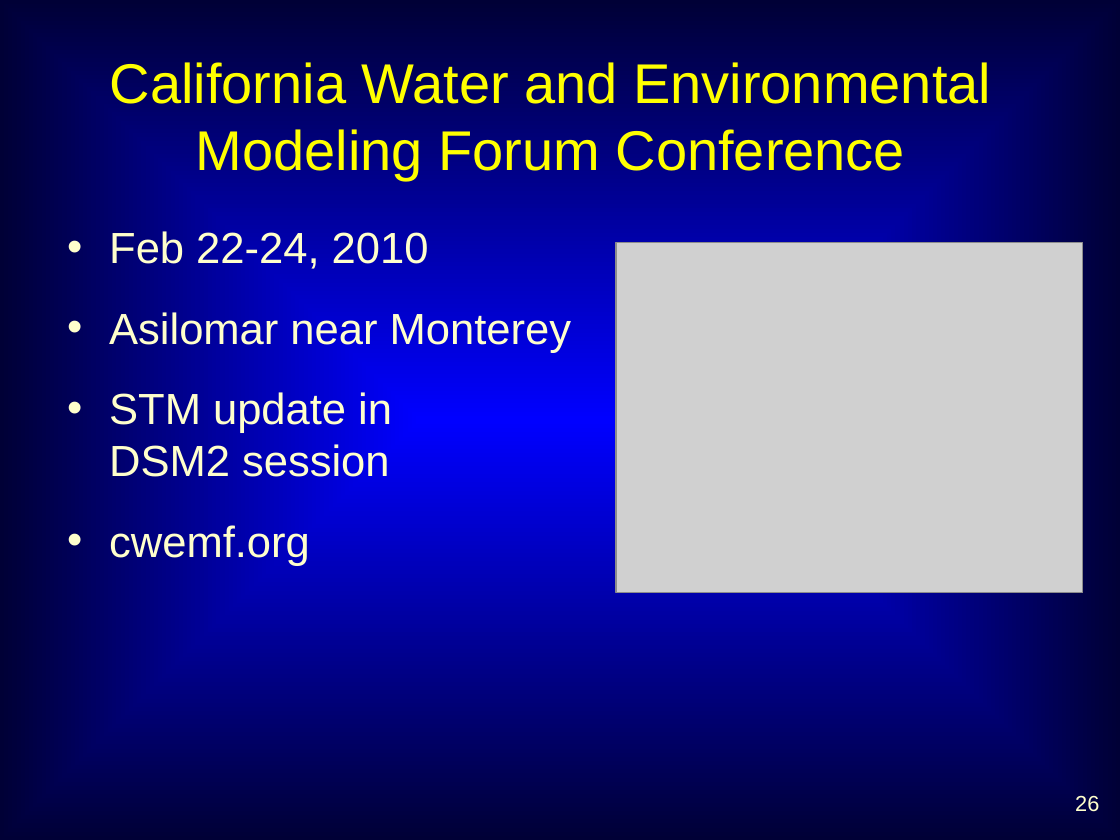
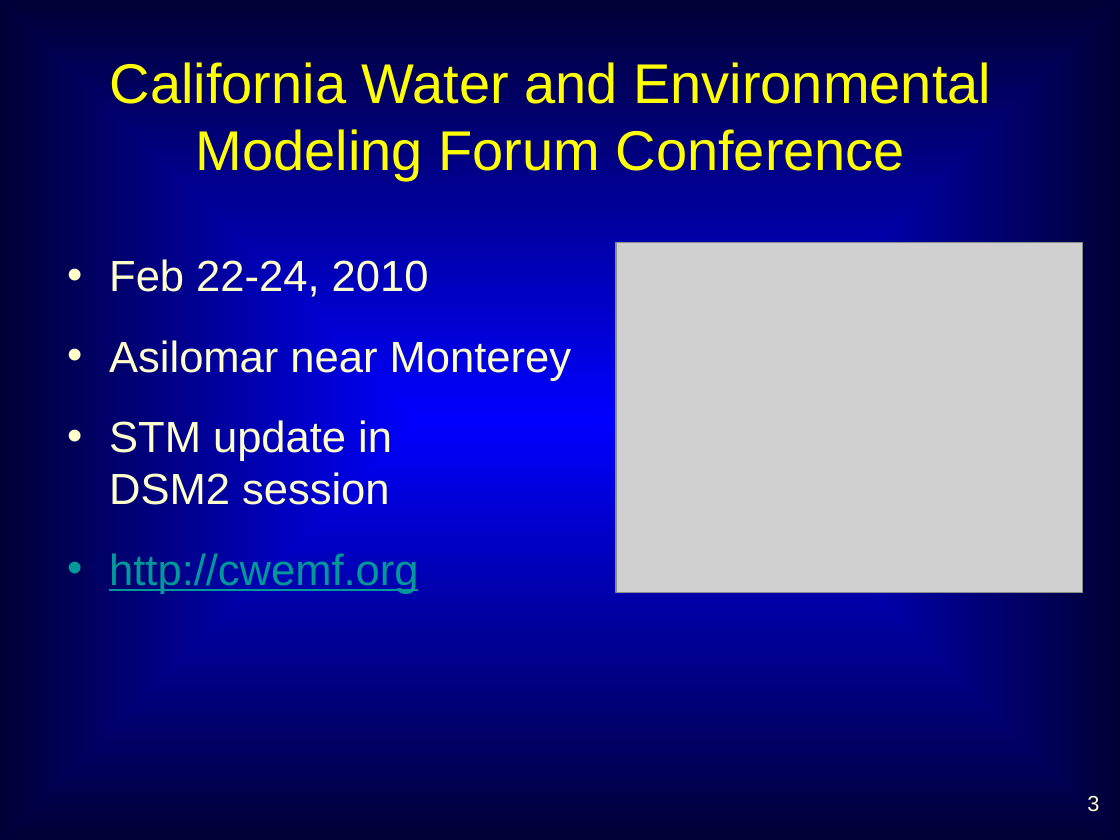
Before and after one commit to dwr-psandhu/dsm2-stm, a slide deck: slide 3 of stm/documents/TAC/Jan10/STM_TAC_Jan10_jamiea.pptx (slide 26 before the commit). Drawn at 1120x840 pixels with LibreOffice and Linux fonts; fonts in the diff are those of the drawing; grey boxes stand for pictures. Boxes give left, top, right and bottom in pixels: in the first picture for what was removed or moved away, otherwise in the second. Text is boxed around its words. In the diff, an @@ line names an element or a change of style, - is before the commit and + after.

```diff
--- a/stm/documents/TAC/Jan10/STM_TAC_Jan10_jamiea.pptx
+++ b/stm/documents/TAC/Jan10/STM_TAC_Jan10_jamiea.pptx
@@ text "Feb 22-24, 2010": place and size @@
-text "Feb 22-24, 2010" at <box>109,231,571,566</box>
+text "Feb 22-24, 2010" at <box>109,259,571,594</box>
@@ text at <box>109,550,418,594</box>: text changed; text colour #FFFFCC to #009999 @@
-• cwemf.org
+• http://cwemf.org
@@ page number at <box>1087,795,1099,812</box>: text changed @@
-26
+3
```
Also in this commit, not shown: 8 other slides changed, 3 slides added, 1 slide removed.
